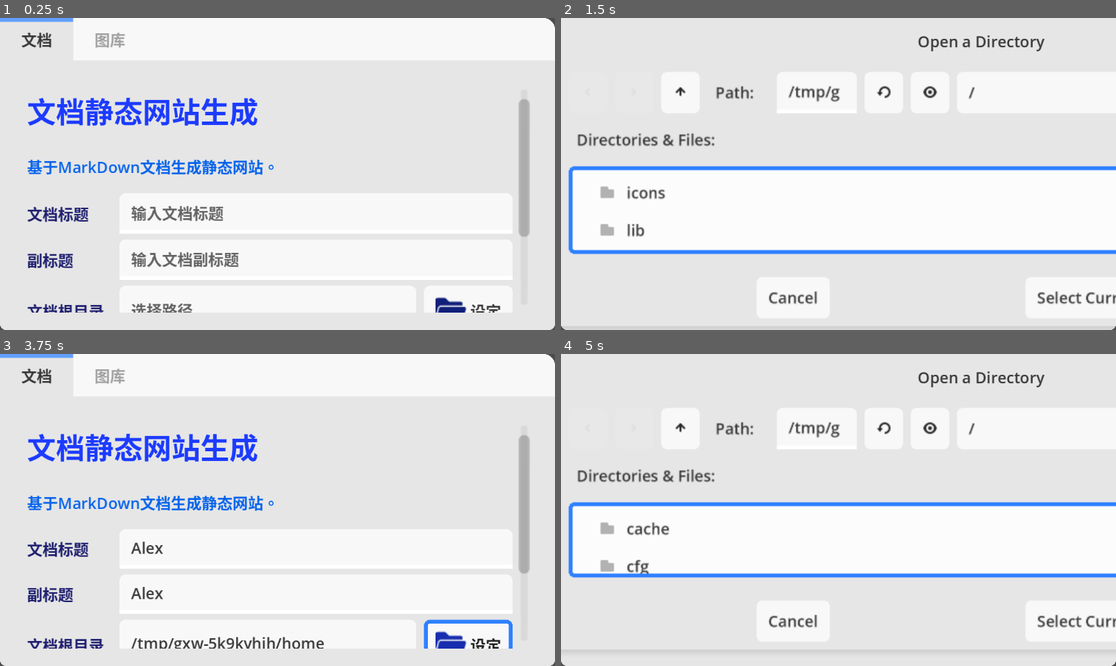
Above: before the commit, frames 1-4 (two rows, left to right).
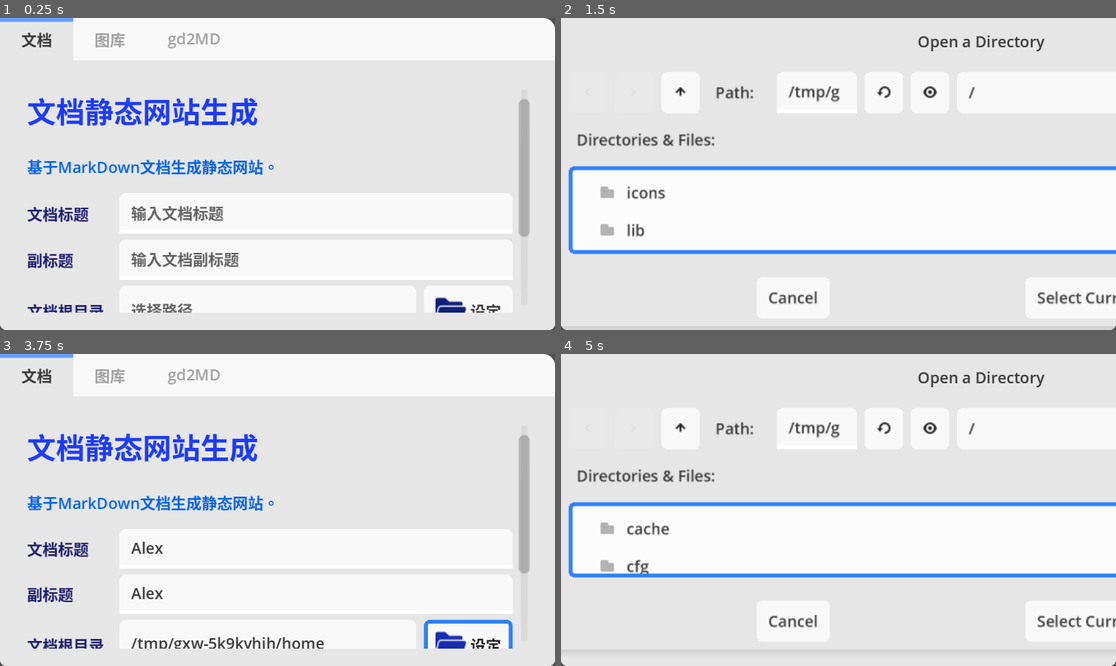
Above: after the commit, the same moments.

Repository: xun69/Godot-static-website-generator
Game: Godot game, scene res://main.tscn
Two runs of this game, one before a commit and one after it. Both use one fixed random seed, a clock stepped at 60 frames per second and the inputs below.
Inputs (mouse positions are in pixels of both pictures, inside the frame that each line leads up to):
- Up to frame 1 (0.25 s): no input
- Up to frame 2 (1.5 s): click (877, 214) at 0.52 s; type "Alex" at 0.6 s; click (877, 258) at 0.75 s; type "Alex" at 0.83 s; click (827, 311) at 0.98 s; type "12" at 1.07 s; click "设定" at 1.25 s
- Up to frame 3 (3.75 s): click (122, 428) at 2 s; click (122, 428) at 2.75 s; click "Select Current Folder" at 3.5 s
- Up to frame 4 (5 s): click "设定" at 4.25 s

The runs differ from the first frame. In frame 1, 0.2% of the frame differs, in the area x 30-40%, y 4-10%; in frame 2, less than 0.1%; in frame 3, 0.2%; in frame 4, less than 0.1%.

Commit message:
实现Godot整项目gd转MD文档
- 添加gd2MD类
- 创建gd2MD选项卡和UI界面

Diff:
--- /dev/null
+++ b/lib/gd2MD.gd
@@ -0,0 +1,102 @@
+# ========================================================
+# 名称：gd2md
+# 类型：类
+# 简介：提供将目标文件夹下.gd文件转化为保存目录下.md的功能
+# 作者：巽星石
+# Godot版本：4.1.1-stable (official)
+# 创建时间：2023-08-27 20:35:13
+# 最后修改时间：2023年8月27日20:57:22
+# ========================================================
+class_name gd2MD
+# =================================== 属性 ===================================
+var _target_dir:String # 目标路径，也就是.gd文件存在的根目录
+var _save_dir:String   # 存储路径,也就是生成.md文件的根目录
+var pojName:String     # 根目录名
+
+# =================================== 依赖 ===================================
+var myFile = preload("res://lib/myFile.gd").new()
+
+# =================================== 实例化 ===================================
+func _init(target_dir:String,save_dir:String):
+	_target_dir = target_dir
+	_save_dir = save_dir
+	pojName= get_dir_name(_save_dir)
+
+# =================================== 方法 ===================================
+# 主要方法
+func do_it():
+	# 生成.md文件
+	gdTomd()
+	# 生成index.md
+	create_index()
+
+
+# 将_target_dir及其子文件夹下所有.gd文件转化为.md文件并存储到_save_dir
+func gdTomd(target_dir:String = _target_dir,save_dir:String = _save_dir) -> void:
+	# 1.将GD转化为MD
+	for gd in myFile.get_sub_filter_files(target_dir,"gd"):
+		var title = gd.replace(".gd","")
+		var gdFile = "%s/%s" % [target_dir,gd]
+		var mdFile = "%s/%s.md" % [save_dir,title]
+		var code = myFile.loadString(gdFile)
+		var md = """# {title}
+```swift
+{code}
+```""".replace("{title}",title).replace("{code}",code)
+		myFile.saveString(mdFile,md)
+
+	# 2.遍历子文件夹
+	for dir in myFile.get_sub_dirs(target_dir):
+		# 创建文件夹
+		myFile.dir_exists_or_create("%s/%s" % [save_dir,dir])
+		gdTomd("%s/%s" % [target_dir,dir],"%s/%s" % [save_dir,dir]) # 递归
+
+
+# =================================== 次要方法，供主要方法调用 ===================================
+# 生成主页index.md
+func create_index():
+	var TOC = mdsTOC(_save_dir)
+	var md = """# {pojName}
+
+## 概述
+
+概述在这里。
+
+## 目录
+
+{TOC}
+""".replace("{pojName}",pojName).replace("{TOC}",TOC)
+	var index_save_path = "%s/index.md" % _save_dir
+	myFile.saveString(index_save_path,md)
+	myFile.shell_open(index_save_path)
+
+# 返回指定路径的文件夹名
+func get_dir_name(dir_path:String) -> String:
+	var count = dir_path.get_slice_count("/")
+	var idx = count - 2 if dir_path.ends_with("/") else count - 1
+	return dir_path.get_slice("/",idx)
+
+# 检测_save_dir目录下所有.md文件，递归生成目录
+func mdsTOC(save_dir:String,base_dir:String ="",deepth:int = 0) -> String:
+	if base_dir == "":
+		base_dir = save_dir
+
+	var toc_code:String # 保存完整的返回字符串
+
+	var relative_path = save_dir.replace(base_dir,".") # 相对路径
+	if relative_path.begins_with("/"):
+		relative_path = relative_path.right(-1)
+	var dir_link = "%s- %s\n" % ["\t".repeat(deepth),relative_path if deepth != 0 else pojName] # 子文件夹目录
+	toc_code += dir_link
+	# 遍历所有.md文件 - 生成链接
+	for file in myFile.get_sub_filter_files(save_dir,"md"):
+		var title = file.replace(".md","")       # 链接标题
+		var src = "%s/%s" % [relative_path,file] # 链接
+		# 完整的.md文件链接
+		var md_link = "%s- [%s](%s)\n" % ["\t".repeat(deepth+1),title,src]
+		toc_code += md_link
+	# 递归子文件夹
+	for dir in myFile.get_sub_dirs(save_dir):
+		if dir not in [".godot"] and not dir.ends_with(".assets"):
+			toc_code += mdsTOC("%s/%s" % [save_dir,dir],base_dir,deepth+1)
+	return toc_code
--- a/main.gd
+++ b/main.gd
@@ -5,21 +5,24 @@
 # 作者：巽星石
 # Godot版本：v4.1.2.stable.official [399c9dc39]
 # 创建时间：2023年10月11日19:26:45
-# 最后修改时间：2023年10月11日21:26:51
+# 最后修改时间：2023年10月12日21:55:28
 # ========================================================
 
 extends Control
 
-# 文档生成 - 表单元素
+# md文档  ==> html文档 - 表单元素
 @onready var doc_name_txt = %docNameTxt
 @onready var sub_title_txt = %subTitleTxt
 @onready var root_dir_txt = %rootDirTxt
 @onready var file_dialog = %FileDialog
-# 图片库生成 - 表单元素
+# 本地图片文件夹 ==> 图片库静态站 - 表单元素
 @onready var album_name_txt = %albumNameTxt
 @onready var alnum_root_dir_txt = %alnumRootDirTxt
 @onready var img_dir_name_txt = %imgDirNameTxt
 @onready var links_txt = %linksTxt
+# Godot项目所有.gd文件 ==> .md文档 - 表单元素
+@onready var gd_root_dir_txt = %gdRootDirTxt
+@onready var gd_2_md_root_dir_txt = %gd2mdRootDirTxt
 
 
 # ================================= 信号处理 =================================
@@ -57,6 +60,30 @@
 		alnum_root_dir_txt.text = dir
 	)
 
+# 选择Godot项目根目录
+func _on_gd_set_dir_btn_pressed():
+	# 打开文件对话框
+	file_dialog.popup_centered_ratio()
+	# 选中文件夹后
+	file_dialog.connect("dir_selected",func(dir):
+		gd_root_dir_txt.text = dir
+	)
+
+# 选择Godot项目导出MD文档根目录
+func _on_gd_2_md_set_dir_btn_pressed():
+	# 打开文件对话框
+	file_dialog.popup_centered_ratio()
+	# 选中文件夹后
+	file_dialog.connect("dir_selected",func(dir):
+		gd_2_md_root_dir_txt.text = dir
+	)
+
+# 基于Godot项目生成.md文档
+func _on_create_md_doc_btn_pressed():
+	var md = gd2MD.new(gd_root_dir_txt.text,gd_2_md_root_dir_txt.text)
+	md.do_it()
+
+
 # ================================= 自定义函数 =================================
 
 # 返回指定路径的文件夹名
--- a/main.tscn
+++ b/main.tscn
@@ -1518,6 +1518,7 @@
 grow_vertical = 2
 
 [node name="文档" type="PanelContainer" parent="Tab"]
+visible = false
 layout_mode = 2
 
 [node name="Scroll" type="ScrollContainer" parent="Tab/文档"]
@@ -1689,6 +1690,84 @@
 layout_mode = 2
 theme_override_font_sizes/font_size = 42
 text = "生成图库静态站"
+icon = ExtResource("3_koin3")
+alignment = 0
+
+[node name="gd2MD" type="PanelContainer" parent="Tab"]
+layout_mode = 2
+
+[node name="Scroll" type="ScrollContainer" parent="Tab/gd2MD"]
+layout_mode = 2
+
+[node name="VBox" type="VBoxContainer" parent="Tab/gd2MD/Scroll"]
+layout_mode = 2
+size_flags_horizontal = 3
+size_flags_vertical = 3
+
+[node name="Label" type="Label" parent="Tab/gd2MD/Scroll/VBox"]
+layout_mode = 2
+text = "生成整个Godot项目的MarkDown文档"
+label_settings = SubResource("LabelSettings_hn3g0")
+
+[node name="Label2" type="Label" parent="Tab/gd2MD/Scroll/VBox"]
+layout_mode = 2
+text = "- 需要指定一个本地Godot项目根目录或子目录，会自动递归和遍历所有目录及子目录下的.gd文件，生成相应的MarkDown文档。
+- 最终会在文档根目录生成index.md，并在其中生成整个文档的层级目录
+- 结合文档生成，可以将.md结构的文档转化为.html的静态文档
+- 无论是MD形式还是.html形式都可以更方便的分享您的项目代码"
+label_settings = SubResource("LabelSettings_d03v4")
+
+[node name="Grid" type="GridContainer" parent="Tab/gd2MD/Scroll/VBox"]
+layout_mode = 2
+columns = 2
+
+[node name="lab3" type="Label" parent="Tab/gd2MD/Scroll/VBox/Grid"]
+layout_mode = 2
+text = "项目目录"
+label_settings = SubResource("LabelSettings_3xlqv")
+
+[node name="HBox2" type="HBoxContainer" parent="Tab/gd2MD/Scroll/VBox/Grid"]
+layout_mode = 2
+size_flags_horizontal = 3
+
+[node name="gdRootDirTxt" type="LineEdit" parent="Tab/gd2MD/Scroll/VBox/Grid/HBox2"]
+unique_name_in_owner = true
+layout_mode = 2
+size_flags_horizontal = 3
+placeholder_text = "选择Godot项目根目录"
+
+[node name="gdSetDirBtn" type="Button" parent="Tab/gd2MD/Scroll/VBox/Grid/HBox2"]
+layout_mode = 2
+text = "设定"
+icon = ExtResource("2_3yg2x")
+
+[node name="lab2" type="Label" parent="Tab/gd2MD/Scroll/VBox/Grid"]
+layout_mode = 2
+text = "导出目录"
+label_settings = SubResource("LabelSettings_3xlqv")
+
+[node name="HBox" type="HBoxContainer" parent="Tab/gd2MD/Scroll/VBox/Grid"]
+layout_mode = 2
+size_flags_horizontal = 3
+
+[node name="gd2mdRootDirTxt" type="LineEdit" parent="Tab/gd2MD/Scroll/VBox/Grid/HBox"]
+unique_name_in_owner = true
+layout_mode = 2
+size_flags_horizontal = 3
+placeholder_text = "选择MD文档导出目录"
+
+[node name="gd2mdSetDirBtn" type="Button" parent="Tab/gd2MD/Scroll/VBox/Grid/HBox"]
+layout_mode = 2
+text = "设定"
+icon = ExtResource("2_3yg2x")
+
+[node name="Label" type="Control" parent="Tab/gd2MD/Scroll/VBox/Grid"]
+layout_mode = 2
+
+[node name="createMdDocBtn" type="Button" parent="Tab/gd2MD/Scroll/VBox/Grid"]
+layout_mode = 2
+theme_override_font_sizes/font_size = 42
+text = "生成MD文档"
 icon = ExtResource("3_koin3")
 alignment = 0
 
@@ -1705,3 +1784,6 @@
 [connection signal="pressed" from="Tab/文档/Scroll/VBox/Grid/createDocBtn" to="." method="_on_create_doc_btn_pressed"]
 [connection signal="pressed" from="Tab/图库/Scroll/VBox/Grid/HBox/albumSetDirBtn" to="." method="_on_album_set_dir_btn_pressed"]
 [connection signal="pressed" from="Tab/图库/Scroll/VBox/Grid/createAlbumBtn" to="." method="_on_create_album_btn_pressed"]
+[connection signal="pressed" from="Tab/gd2MD/Scroll/VBox/Grid/HBox2/gdSetDirBtn" to="." method="_on_gd_set_dir_btn_pressed"]
+[connection signal="pressed" from="Tab/gd2MD/Scroll/VBox/Grid/HBox/gd2mdSetDirBtn" to="." method="_on_gd_2_md_set_dir_btn_pressed"]
+[connection signal="pressed" from="Tab/gd2MD/Scroll/VBox/Grid/createMdDocBtn" to="." method="_on_create_md_doc_btn_pressed"]
Not shown: 12 places in main.tscn that only renumber resources
